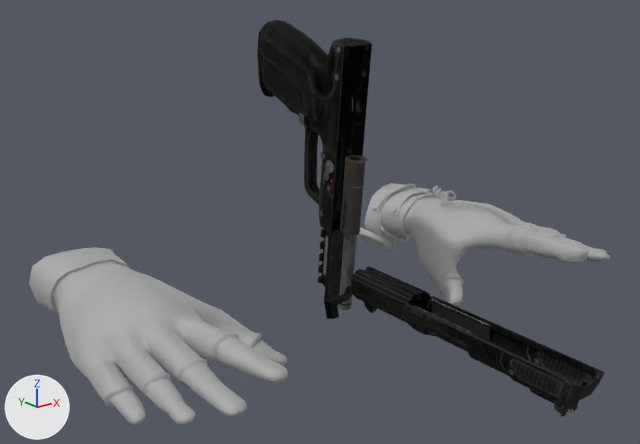
An edit to the FBX model UnityProject/OutbreakVR/Assets/Game/3D Assets/Fbx Files/Guns/FN57/Hands_FN57.FBX, drawn before and after from the same camera.
Camera for both pictures: a camera (50 mm lens) standing at (-0.5, -0.563, 0.297) and looking at (-0.043, 0.01, 0.068). Every picture has the same lights, and +X, +Y and +Z are marked at lower left.

In view in the first picture: 'FN57_Body', 'R_Hand', 'Slide', 'Trigger'.
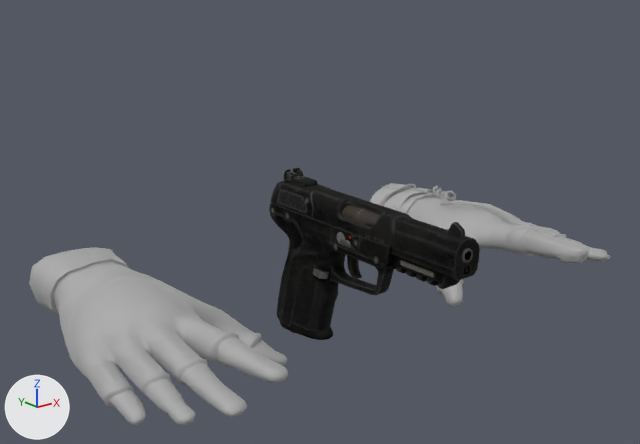
Boxes (x1, y1, x2, y2) around the edits, measured in the pictures (640 x 444 px):
'FN57_Body', moved, turned
    before: (257, 20, 372, 310)
    after: (269, 203, 478, 340)
'Slide', moved, turned
    before: (351, 267, 605, 417)
    after: (270, 168, 480, 276)
'Trigger', moved, turned
    before: (324, 285, 352, 319)
    after: (347, 255, 362, 279)

Diff of the bpy script that builds the scene:
```diff
--- a/UnityProject/OutbreakVR/Assets/Game/3D Assets/Fbx Files/Guns/FN57/Hands_FN57.FBX.py
+++ b/UnityProject/OutbreakVR/Assets/Game/3D Assets/Fbx Files/Guns/FN57/Hands_FN57.FBX.py
@@ ob_trigger @@
 ob_trigger = bpy.data.objects.new('Trigger', me_mesh_005)
-ob_trigger.location = (-0.001, 0.0104, 0.0054)
-ob_trigger.rotation_euler = (-1.545, 0.301, 1.578)  # degrees (-89, 17, 90)
+ob_trigger.location = (0.0, 0.0, 0.0)
@@ ob_slide @@
 ob_slide = bpy.data.objects.new('Slide', me_mesh_006)
-ob_slide.location = (0.0, -0.1225, 0.0644)
-ob_slide.rotation_euler = (-3.116, -0.0000104, 0.0)  # degrees (-179, 0, 0)
+ob_slide.location = (0.0, 0.0, 0.0)
@@ ob_fn57_body @@
 ob_fn57_body = bpy.data.objects.new('FN57_Body', me_mesh_004)
-ob_fn57_body.location = (-0.0006, 0.0762, 0.1021)
-ob_fn57_body.rotation_euler = (1.67, -0.00311, -0.000763)  # degrees (96, -0.2, -0)
+ob_fn57_body.location = (0.0, 0.0, 0.0)
```
